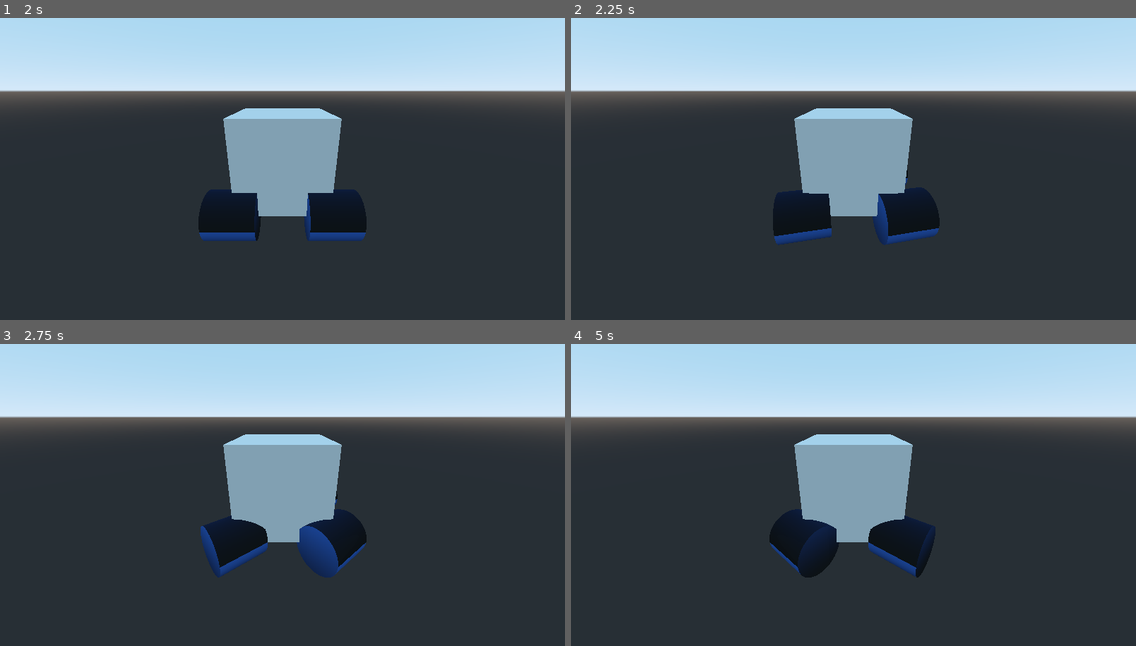
Above: before the commit, frames 1-4 (two rows, left to right).
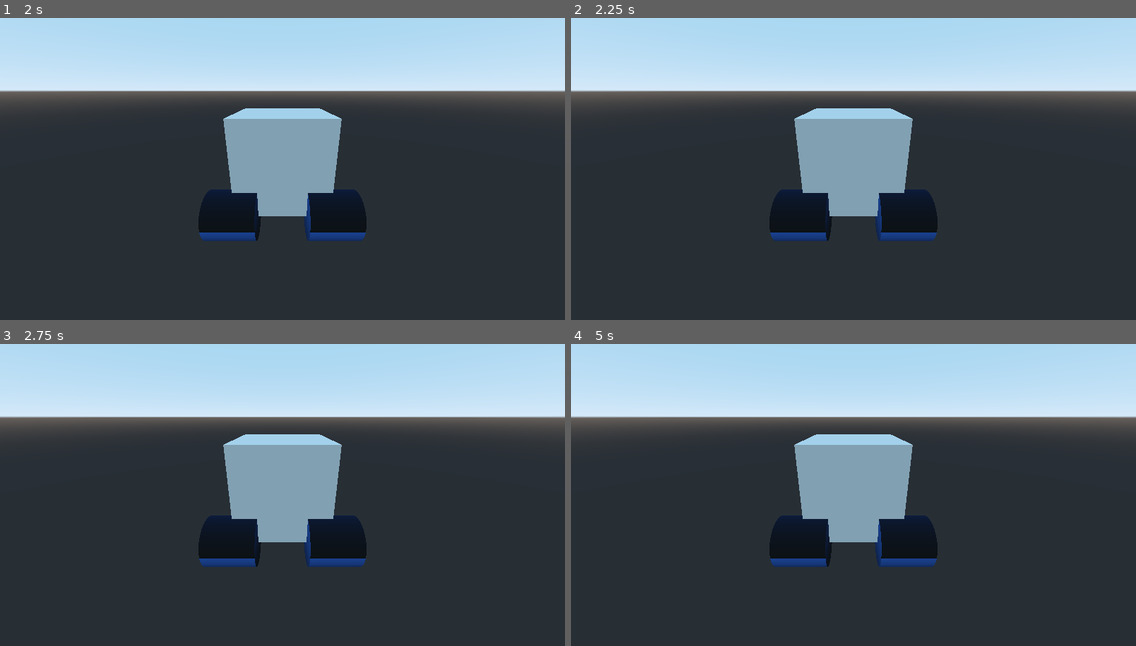
Above: after the commit, the same moments.

Repository: Lurkki14/TorpedoAlliance
Game: Godot game, scene res://Car.tscn
The game is run twice, just before and just after one commit, with the same random seed, the same clock (stepped at 60 frames per second) and the same inputs. The project has no main scene, so this scene is started directly.
Inputs:
- Up to frame 1 (2 s): tap Enter at 0.5 s; hold Up (ui_up) from 0.53 s (still down); tap Space at 1.25 s
- Up to frame 2 (2.25 s): tap Enter at 2 s; release Up (ui_up) at 2.03 s; hold Left (ui_left) from 2.03 s (still down)
- Up to frame 3 (2.75 s): keep holding Left (ui_left)
- Up to frame 4 (5 s): tap Space at 3.5 s; release Left (ui_left) at 3.53 s; hold Down (ui_down) 3.53-4.28 s; hold Right (ui_right) from 4.28 s (still down)

Frame 1 is identical in both runs. In frame 2, 0.7% of the frame differs, in the area x 35-66%, y 50-76%; in frame 3, 1.8%, in the area x 35-65%, y 48-78%; in frame 4, 1.7%.
Error in both runs: Attempt to call function 'connect' in base 'null instance' on a null instance. (res://VehicleBody.gd:36)

Commit message:
add distinct car controls

Diff:
--- a/VehicleBody.gd
+++ b/VehicleBody.gd
@@ -41,19 +41,19 @@
 func _physics_process(delta):
 	var fwd_mps = transform.basis.xform_inv(linear_velocity).x
 
-	if Input.is_action_pressed("ui_left"):
+	if Input.is_action_pressed("car_steer_left"):
 		steer_target = STEER_LIMIT
-	elif Input.is_action_pressed("ui_right"):
+	elif Input.is_action_pressed("car_steer_right"):
 		steer_target = -STEER_LIMIT
 	else:
 		steer_target = 0
 
-	if Input.is_action_pressed("ui_up"):
+	if Input.is_action_pressed("car_accelerate"):
 		engine_force = engine_force_value
 	else:
 		engine_force = 0
 
-	if Input.is_action_pressed("ui_down"):
+	if Input.is_action_pressed("car_reverse"):
 		if (fwd_mps >= -1):
 			engine_force = -engine_force_value
 		else:
--- a/project.godot
+++ b/project.godot
@@ -19,6 +19,29 @@
 run/main_scene="res://Spatial.tscn"
 config/icon="res://icon.png"
 
+[input]
+
+car_accelerate={
+"deadzone": 0.5,
+"events": [ Object(InputEventKey,"resource_local_to_scene":false,"resource_name":"","device":0,"alt":false,"shift":false,"control":false,"meta":false,"command":false,"pressed":false,"scancode":87,"unicode":0,"echo":false,"script":null)
+ ]
+}
+car_reverse={
+"deadzone": 0.5,
+"events": [ Object(InputEventKey,"resource_local_to_scene":false,"resource_name":"","device":0,"alt":false,"shift":false,"control":false,"meta":false,"command":false,"pressed":false,"scancode":83,"unicode":0,"echo":false,"script":null)
+ ]
+}
+car_steer_left={
+"deadzone": 0.5,
+"events": [ Object(InputEventKey,"resource_local_to_scene":false,"resource_name":"","device":0,"alt":false,"shift":false,"control":false,"meta":false,"command":false,"pressed":false,"scancode":65,"unicode":0,"echo":false,"script":null)
+ ]
+}
+car_steer_right={
+"deadzone": 0.5,
+"events": [ Object(InputEventKey,"resource_local_to_scene":false,"resource_name":"","device":0,"alt":false,"shift":false,"control":false,"meta":false,"command":false,"pressed":false,"scancode":68,"unicode":0,"echo":false,"script":null)
+ ]
+}
+
 [rendering]
 
 environment/default_environment="res://default_env.tres"
